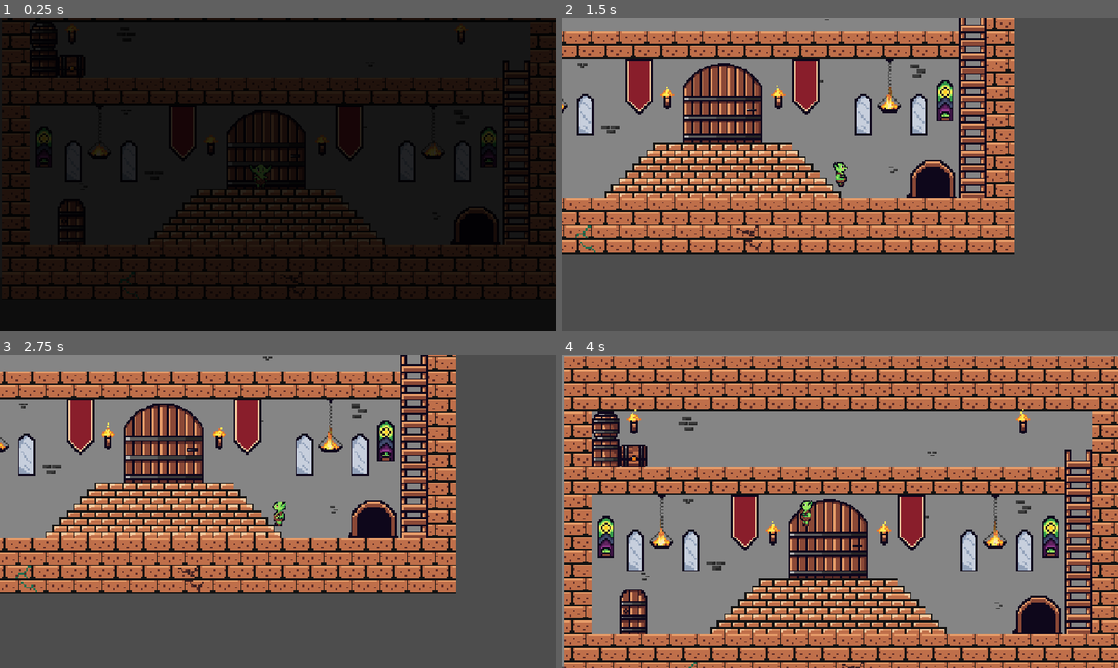
Above: before the commit, frames 1-4 (two rows, left to right).
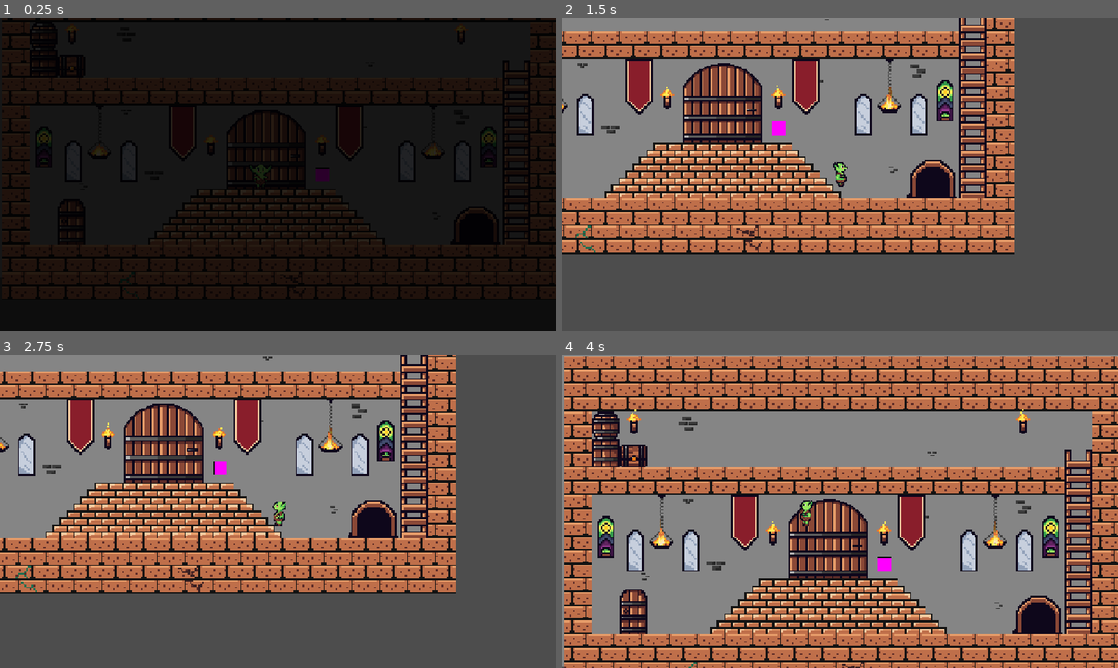
Above: after the commit, the same moments.

Repository: RealAmandaLive/OrcBurp
Game: Godot game, scene res://scenes/main.tscn
The game is run twice, just before and just after one commit, with the same random seed, the same clock (stepped at 60 frames per second) and the same inputs.
Inputs (mouse positions are in pixels of both pictures, inside the frame that each line leads up to):
- Up to frame 1 (0.25 s): no input
- Up to frame 2 (1.5 s): move the mouse to (812, 237) at 0.52 s; hold E (interact) 0.53-1.28 s; hold Right (right) from 0.53 s (still down); click (812, 237) at 0.67 s; tap Space (jump) at 0.77 s; move the mouse to (1006, 221) at 1.27 s; tap W (climb) at 1.35 s
- Up to frame 3 (2.75 s): tap Space (jump) at 1.52 s; tap E (interact) at 1.55 s; move the mouse to (111, 464) at 2.02 s; release Right (right) at 2.03 s; hold Left (left) from 2.03 s (still down); hold E (interact) from 2.03 s (still down)
- Up to frame 4 (4 s): keep holding Left (left); move the mouse to (867, 511) at 2.77 s; release E (interact) at 2.78 s; tap E (interact) at 2.85, 3.8 s; click (867, 511) at 2.92 s; tap Space (jump) at 3.02, 3.77 s; move the mouse to (756, 433) at 3.52 s; hold W (climb) from 3.53 s (still down)

The runs differ from the first frame. In frame 2, 0.1% of the frame differs, in the area x 37-41%, y 32-38%; in frame 3, 0.1%; in frame 4, 0.1%.

Commit message:
First attempt at placing the gridlock puzzle in the world (not fully working)

Diff:
--- a/orc-burp-godot/scenes/gridlock.tscn
+++ b/orc-burp-godot/scenes/gridlock_puzzle.tscn
@@ -218,6 +218,7 @@
 }
 
 [node name="GridLockPuzzle" type="Node2D" unique_id=608569186]
+process_mode = 3
 script = ExtResource("1_j8qjq")
 
 [node name="Background" type="ColorRect" parent="." unique_id=778727991]
--- /dev/null
+++ b/orc-burp-godot/scenes/gridlock_trigger_tile.tscn
@@ -0,0 +1,68 @@
+[gd_scene format=3 uid="uid://dienwbqy3rey4"]
+
+[ext_resource type="Script" uid="uid://cifkxjtf0boej" path="res://scripts/gridlock_trigger_tile.gd" id="1_rknjc"]
+[ext_resource type="PackedScene" uid="uid://dcj8sudacr0hx" path="res://scenes/gridlock_puzzle.tscn" id="2_wn0pv"]
+
+[sub_resource type="PlaceholderTexture2D" id="PlaceholderTexture2D_iynve"]
+size = Vector2(32, 32)
+
+[sub_resource type="CircleShape2D" id="CircleShape2D_iynve"]
+radius = 56.0
+
+[node name="GridlockTriggerTile" type="Node2D" unique_id=905078554]
+process_mode = 3
+script = ExtResource("1_rknjc")
+puzzle_scene = ExtResource("2_wn0pv")
+sprite_flash_color = Color(18.892, 18.892, 18.892, 1)
+
+[node name="Sprite2D" type="Sprite2D" parent="." unique_id=469718621]
+texture = SubResource("PlaceholderTexture2D_iynve")
+
+[node name="Label" type="Label" parent="." unique_id=1037337675]
+offset_left = -48.0
+offset_top = -88.0
+offset_right = 46.0
+offset_bottom = -65.0
+text = "E to interact"
+
+[node name="InteractionZone" type="Area2D" parent="." unique_id=1098633144]
+
+[node name="CollisionShape2D" type="CollisionShape2D" parent="InteractionZone" unique_id=526895726]
+shape = SubResource("CircleShape2D_iynve")
+
+[node name="PulseTimer" type="Timer" parent="." unique_id=253221847]
+wait_time = 10.0
+autostart = true
+
+[node name="GameCanvasLayer" type="CanvasLayer" parent="." unique_id=1515180566]
+visible = false
+
+[node name="GameContainer" type="Control" parent="GameCanvasLayer" unique_id=411546101]
+unique_name_in_owner = true
+visible = false
+clip_children = 2
+z_index = 10
+clip_contents = true
+layout_mode = 3
+anchors_preset = 8
+anchor_left = 0.5
+anchor_top = 0.5
+anchor_right = 0.5
+anchor_bottom = 0.5
+grow_horizontal = 2
+grow_vertical = 2
+
+[node name="BackgroundScreen" type="ColorRect" parent="GameCanvasLayer" unique_id=1553795803]
+unique_name_in_owner = true
+visible = false
+anchors_preset = 15
+anchor_right = 1.0
+anchor_bottom = 1.0
+grow_horizontal = 2
+grow_vertical = 2
+color = Color(0, 0, 0, 0.7137255)
+metadata/_edit_use_anchors_ = true
+
+[connection signal="body_entered" from="InteractionZone" to="." method="_on_interaction_zone_body_entered"]
+[connection signal="body_exited" from="InteractionZone" to="." method="_on_interaction_zone_body_exited"]
+[connection signal="timeout" from="PulseTimer" to="." method="_on_pulse_timer_timeout"]
--- a/orc-burp-godot/scenes/level1.tscn
+++ b/orc-burp-godot/scenes/level1.tscn
@@ -6,6 +6,7 @@
 [ext_resource type="PackedScene" uid="uid://d3fuykihqywg" path="res://scenes/gut.tscn" id="3_m7ahb"]
 [ext_resource type="PackedScene" uid="uid://dt05y8puojmjs" path="res://scenes/vfx_fire-with-smoke.tscn" id="3_ru4tf"]
 [ext_resource type="Script" uid="uid://bih6h3jpesq1u" path="res://scripts/ladder.gd" id="4_dwgg1"]
+[ext_resource type="PackedScene" uid="uid://dienwbqy3rey4" path="res://scenes/gridlock_trigger_tile.tscn" id="7_ejswk"]
 
 [sub_resource type="RectangleShape2D" id="RectangleShape2D_m7ahb"]
 size = Vector2(57, 48)
@@ -56,6 +57,9 @@
 position = Vector2(830, 546)
 scale = Vector2(2, 2)
 
+[node name="GridlockTriggerTile" parent="." unique_id=905078554 instance=ExtResource("7_ejswk")]
+position = Vector2(743, 483)
+
 [node name="Gut" parent="." unique_id=1676850674 instance=ExtResource("3_m7ahb")]
 position = Vector2(597, 484)
 
--- a/orc-burp-godot/scripts/gridlock_puzzle.gd
+++ b/orc-burp-godot/scripts/gridlock_puzzle.gd
@@ -5,6 +5,10 @@
 
 @onready var win_sound: AudioStreamPlayer2D = $Winning/WinSound
 @onready var animation_player: AnimationPlayer = $Winning/AnimationPlayer
+@onready var background: ColorRect = $Background
+
+func get_ideal_size() -> Vector2:
+	return background.custom_minimum_size
 
 
 func _on_puzzle_complete(piece: Node2D) -> void:
--- /dev/null
+++ b/orc-burp-godot/scripts/gridlock_trigger_tile.gd
@@ -0,0 +1,90 @@
+## This is what we place in the world to allow the player to
+## access the gridlock puzzle
+class_name GridlockTriggerTile
+extends Node2D
+
+signal puzzle_activated
+signal puzzle_canceled
+signal puzzle_won
+
+@export var puzzle_scene: PackedScene
+@export var sprite_flash_color: Color = Color.WHITE
+
+@onready var label: Label = $Label
+@onready var sprite_2d: Sprite2D = $Sprite2D
+@onready var game_canvas_layer: CanvasLayer = $GameCanvasLayer
+@onready var background_screen: ColorRect = %BackgroundScreen
+@onready var game_container: Control = %GameContainer
+
+var puzzle_instance: GridLockPuzzle
+
+
+func p(args): print_rich("[color=purple]GridlockTriggerTile : ", args)
+
+
+func _ready() -> void:
+	label.hide()
+
+
+func _on_interaction_zone_body_entered(body: Node2D) -> void:
+	if body is Player:
+		label.show()
+
+
+func _on_interaction_zone_body_exited(body: Node2D) -> void:
+	if body is Player:
+		label.hide()
+
+
+# pulse the sprite every now and then to catch the player's attention
+func _on_pulse_timer_timeout() -> void:
+	var t = create_tween()
+	t.tween_property(sprite_2d, "modulate", sprite_flash_color, 0.2)
+	t.tween_property(sprite_2d, "modulate", Color.WHITE, 0.8)
+
+
+func _input(event: InputEvent) -> void:
+	if event.is_action_pressed("interact") and label.visible:
+		if puzzle_instance:
+			hide_puzzle()
+		else:
+			show_puzzle()
+	if event.is_action_pressed("ui_cancel") and puzzle_instance:
+		hide_puzzle()
+
+
+func show_puzzle() -> void:
+	p("showing puzzle")
+	puzzle_activated.emit.call_deferred()
+	get_tree().paused = true
+
+	if puzzle_instance:
+		return
+	puzzle_instance = puzzle_scene.instantiate()
+	game_container.add_child(puzzle_instance)
+
+	background_screen.modulate = Color.TRANSPARENT
+	game_container.position = sprite_2d.get_global_transform_with_canvas().origin - sprite_2d.get_rect().size / 2.0
+	game_container.size = puzzle_instance.get_ideal_size()
+	game_container.scale = sprite_2d.get_rect().size / game_container.size
+	game_canvas_layer.show()
+	game_container.show()
+	background_screen.show()
+
+	var target_pos := Vector2.ZERO
+	target_pos.x = get_viewport_rect().size.x / 2.0 - game_container.size.x / 2.0
+	var tween := create_tween()
+	tween.tween_property(background_screen, "modulate", Color.WHITE, 0.2)
+	tween.parallel().tween_property(game_container, "scale", Vector2.ONE, 0.2)
+	tween.parallel().tween_property(game_container, "position", target_pos, 0.2)
+
+
+func hide_puzzle() -> void:
+	# TODO: should we ask first?
+	# TODO: animate back down?
+	get_tree().paused = false
+	game_canvas_layer.hide()
+	game_container.hide()
+	background_screen.hide()
+	puzzle_instance.queue_free()
+	set_deferred("puzzle_instance", null)
Not shown, added: orc-burp-godot/scripts/gridlock_trigger_tile.gd.uid
